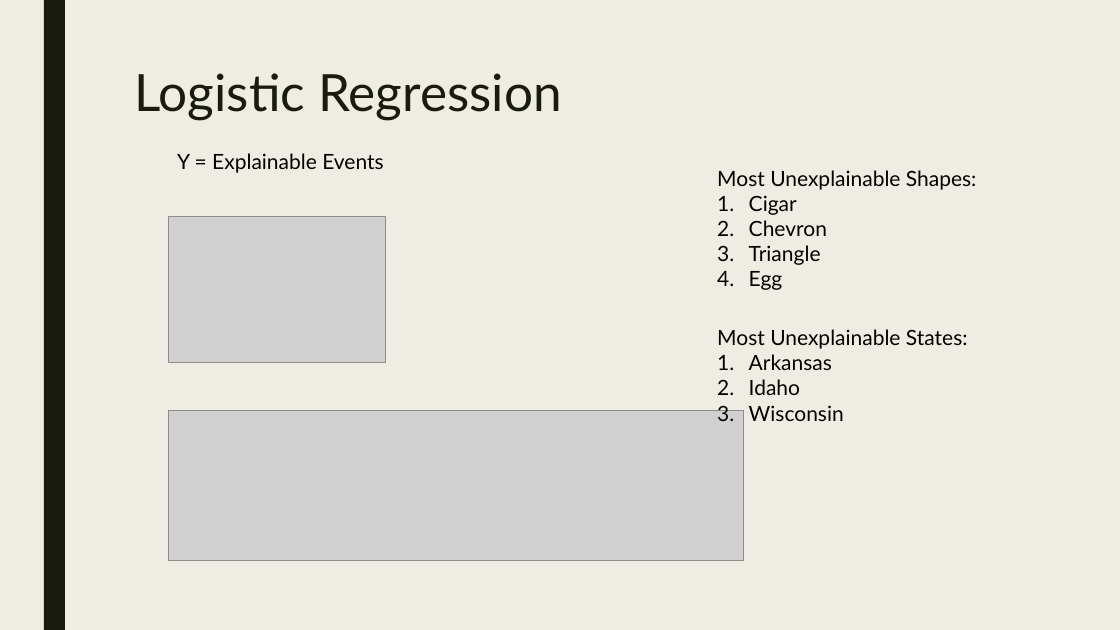
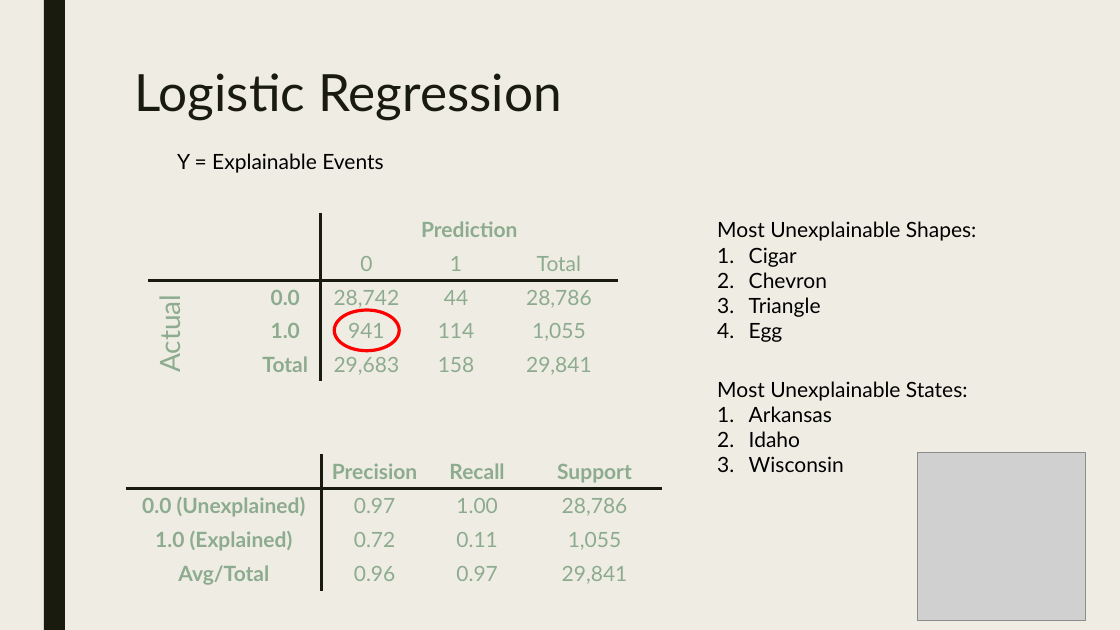
Before and after one commit to Preetikasri/UFO-Sightings-Analysis, a slide deck: slide 11 of ufo_presentation_v1.pptx. Drawn at 1120x630 pixels with LibreOffice and Linux fonts; fonts in the diff are those of the drawing; grey boxes stand for pictures. Boxes give left, top, right and bottom in pixels: in the first picture for what was removed or moved away, otherwise in the second. Text is boxed around its words. In the diff, an @@ line names an element or a change of style, - is before the commit and + after.

```diff
--- a/ufo_presentation_v1.pptx
+++ b/ufo_presentation_v1.pptx
@@ table added at (149, 213, 619, 381), 5 rows, 5 columns @@
+ |  | Prediction |  | 
+ |  | 0 | 1 | Total
+Actual | 0.0 | 28,742 | 44 | 28,786
+ | 1.0 | 941 | 114 | 1,055
+ | Total | 29,683 | 158 | 29,841
@@ picture removed at (169, 217, 385, 363) @@
@@ text "Most Unexplainable Shapes:": place and size @@
-text "Most Unexplainable Shapes:" at (717, 170, 977, 290)
+text "Most Unexplainable Shapes:" at (717, 221, 977, 342)
@@ ellipse added at (334, 310, 399, 350), outline #FF0000 2.75 pt @@
@@ text "Most Unexplainable States:": place and size @@
-text "Most Unexplainable States:" at (717, 329, 968, 421)
+text "Most Unexplainable States:" at (717, 381, 968, 472)
@@ picture removed at (169, 410, 744, 560) @@
@@ table added at (126, 455, 663, 591), 4 rows, 4 columns @@
+ | Precision | Recall | Support
+0.0 (Unexplained) | 0.97 | 1.00 | 28,786
+1.0 (Explained) | 0.72 | 0.11 | 1,055
+Avg/Total | 0.96 | 0.97 | 29,841
@@ picture added at (918, 453, 1086, 621) @@
```
Also in this commit, not shown: 8 other slides changed, 3 slides added.
